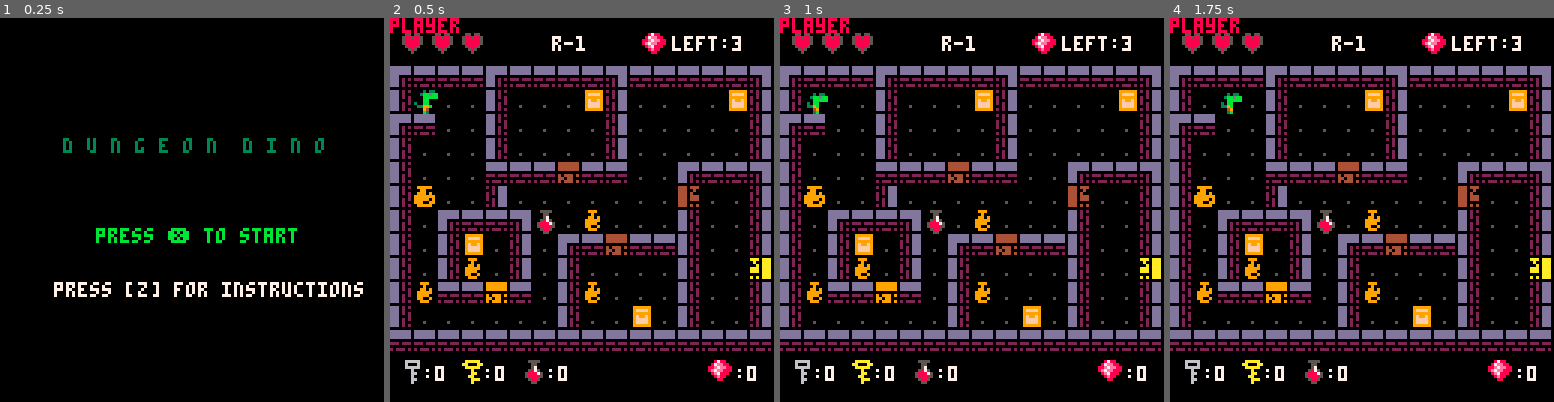
Above: before the commit, frames 1-4 (left to right).
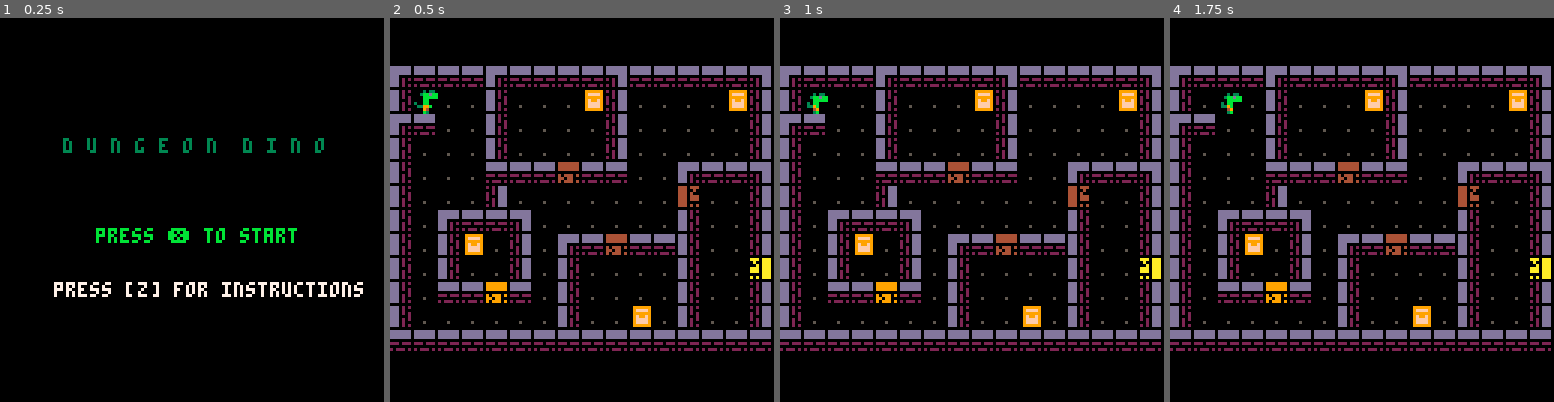
Above: after the commit, the same moments.

Repository: robotspacefish/dungeon_dino
Game: PICO-8 cartridge dungeon_dino.p8
Same seed, same stepped clock (60 frames per second), same inputs: the game is played once before the commit and once after it.
Inputs:
- Up to frame 1 (0.25 s): no input
- Up to frame 2 (0.5 s): tap X (X key) at 0.33 s
- Up to frame 3 (1 s): tap O (Z key) at 0.7 s
- Up to frame 4 (1.75 s): tap X (X key) at 1.07 s; hold Right from 1.6 s (still down); tap O (Z key) at 1.7 s

Frame 1 is identical in both runs. In frame 2, 3.6% of the frame differs, in the area x 0-96%, y 0-96%; in frame 3, 3.6%; in frame 4, 3.6%.

Commit message:
room constructor

Diff:
--- a/dungeon_dino.p8
+++ b/dungeon_dino.p8
@@ -14,53 +14,55 @@
 local flashcount=0
 local framecounter=0 -- keep track of frames as update runs
 local obstacle_counter=0 -- used for obstacle bumping
-local rooms={{
-		x=0,
-		y=0,
-		start_x=1,
-		start_y=3,
-		number=1,
-		gems=0,
-		gems_collected=0,
-		min_gems_needed=0,
-		max_health=1,
-		max_bombs=3,
-		chests={{x=3,y=9},{x=8,y=3},{x=14,y=3},{x=10,y=12}},
-		locked_doors={{x=7,y=6},{x=9,y=9},{x=12,y=7}}
-	},{
-		x=16,
-		y=0,
-		start_x=17,
-		start_y=3,
-		number=2,
-		gems=0,
-		gems_collected=0,
-		min_gems_needed=0,
-		max_health=1,
-		max_bombs=3
-	},
-	{
-		x=32,
-		y=0,
-		start_x=33,
-		start_y=3,
-		number=3,
-		gems=0,
-		gems_collected=0,
-		min_gems_needed=0,
-		max_health=2,
-		max_bombs=4
-	}
-}
-local current_room={}
+-- local rooms={{
+-- 		x=0,
+-- 		y=0,
+-- 		start_x=1,
+-- 		start_y=3,
+-- 		number=1,
+-- 		gems=0,
+-- 		gems_collected=0,
+-- 		min_gems_needed=0,
+-- 		max_health=1,
+-- 		max_bombs=3,
+-- 		chests={{x=3,y=9},{x=8,y=3},{x=14,y=3},{x=10,y=12}},
+-- 		locked_doors={{x=7,y=6},{x=9,y=9},{x=12,y=7}}
+-- 	},{
+-- 		x=16,
+-- 		y=0,
+-- 		start_x=17,
+-- 		start_y=3,
+-- 		number=2,
+-- 		gems=0,
+-- 		gems_collected=0,
+-- 		min_gems_needed=0,
+-- 		max_health=1,
+-- 		max_bombs=3
+-- 	},
+-- 	{
+-- 		x=32,
+-- 		y=0,
+-- 		start_x=33,
+-- 		start_y=3,
+-- 		number=3,
+-- 		gems=0,
+-- 		gems_collected=0,
+-- 		min_gems_needed=0,
+-- 		max_health=2,
+-- 		max_bombs=4
+-- 	}
+-- }
+local current_room
 local current_room_map=nil
 local player
 local game_objects={}
+local rooms={}
 
 -->8
 -- default functions
 function _init()
 	player=create_player(1,3)
+	create_dungeon_layout()
 	mode="title"
 end
 
@@ -99,16 +101,16 @@
 	for obj in all(game_objects) do
 		obj:update()
 	end
-	vases_left=#vases
+	-- vases_left=#vases --todo uncomment
 end
 
 function upd_title()
 	if (btnp(4)) mode="instructions"
-	if (btnp(5)) start_game()
+	if (btnp(5)) start_game(rooms[1])
 end
 
 function upd_instructions()
-	if (btnp(5)) start_game()
+	if (btnp(5)) start_game(rooms[1])
 end
 --============== draws ========================================================
 function draw_instructions()
@@ -123,8 +125,8 @@
 		for obj in all(game_objects) do
 			obj:draw()
 		end
-		ui()
-		print(player.name,0,0,8)
+		-- ui()
+		-- print(current_room.number,0,0,8)
 end
 
 function draw_title()
@@ -259,19 +261,20 @@
 }
 -->8
 --====== misc and helper functions ======================================
-function start_game()
-	setup_room(rooms[1])
+function start_game(room)
+	setup_room(room)
 	mode="game"
 end
 
-
+--x,y,sx,sy,n,mh,mb,ch,lds
 function create_dungeon_layout()
-	local i
-	for i=0,15 do
-		local room
-		room=
-		add(rooms,room)
-	end
+	--todo create more rooms efficiently
+	create_room(0,0,1,3,1,1,3,
+													{{x=3,y=9},{x=8,y=3},{x=14,y=3},{x=10,y=12}},
+													{{x=7,y=6},{x=9,y=9},{x=12,y=7}})
+	create_room(16,0,17,3,2,1,3) --todo add chest & doors
+	create_room(32,0,33,3,3,2,4)
+
 end
 --========== create objects ==========================================
 function create_game_object(name,x,y,props)
@@ -300,16 +303,19 @@
 
 function create_current_room(room)
 	local obj={
+		gems=0,
 		gems_collected=0,
 		min_gems_needed=0
 	}
 	for k,v in pairs(room) do
 		obj[k]=v
 	end
+
+	return obj
 end
 
 function create_room(x,y,sx,sy,n,mh,mb,ch,lds)
-	local room={
+	local obj={
 		x=x,
 		y=y,
 		start_x=sx,
@@ -320,6 +326,9 @@
 		chests=ch,
 		locked_doors=lds
 	}
+
+	add(rooms,obj)
+	return obj
 end
 
 function create_player(x,y)
@@ -432,113 +440,16 @@
 end
 
 function setup_room(room)
-	current_room=copy_table(room)
-	current_room_map=get_map_layout()
-	place_vases_in_room(current_room_map)
-	vases=init_vases_for_items(current_room_map) -- find how many vases are in the room
-	place_room_items()
-	current_room.min_gems_needed=flr(current_room.gems/2)
-end
-
-function place_room_items()
-	local b=current_room.max_bombs --# of bombs hidden in each room
-	local h=current_room.max_health --# of health hidden
-	local v
-	for v in all(vases) do
-		local random=flr(rnd(4))
-		if random==0 then --place bomb
-			if b>0 then
-				v.bomb=true
-				b-=1
-				-- mset(v.x,v.y,bomb_spr[1])
-			else
-				--place gem instead
-				v.gem=true
-				current_room.gems+=1
-				-- mset(v.x,v.y,gem_spr[1])
-			end
-		elseif random==1 then --place health
-			if h>0 then
-				v.health=true
-				h-=1
-				mset(v.x,v.y,heal_spr)
-			else
-				v.gem=true
-				current_room.gems+=1
-			end
-		elseif random==2 then
-			v.gem=true
-			current_room.gems+=1
-			-- mset(v.x,v.y,gem_spr[1])
-		end
-	end
-end
-
-function init_vases_for_items(room)
-	local vase={}
-	local t
-	for t in all(room) do
-		if t.spr==sm_vase_spr[1] or t.spr==lg_vase_spr[1] then
-			local v={}
-			v.x=t.x
-			v.y=t.y
-			v.spr=t.spr
-			v.bomb=false
-			v.health=false
-			v.gem=false
-			v.item=""
-			add(vase,v)
-		end
-	end
-	return vase
-end
-
-function check_vase_item(x,y)
-	local v
-	for v in all(vases) do
-		if v.x==x and v.y==y then
-			if v.bomb then
-				--todo sfx
-				if player.health>0 then
-					player.health-=1
-				end
-				if player.health==0 then mode="game_over" end
-			elseif v.health then
-				if player.health<3 then
-					sfx(8)
-					player.health+=1
-				else
-					sfx(10)
-					player.heal+=1
-				end
-			elseif v.gem then
-				sfx(3)
-				player.gems+=1
-				current_room.gems-=1
-				current_room.gems_collected+=1
-				if current_room.gems<0 then current_room.gems=0 end
-			end
-		end
-	end
-end
-
-function place_vases_in_room(room)
-	local total_vases=flr(rnd(1))+6
-	local vase_types={lg_vase_spr[1],sm_vase_spr[1]}
-	--todo init vases in here
-	local tile
-	for tile in all(room) do
-		if tile.spr==192 or tile.spr==208 then
-			local r=flr(rnd(5)) --if 0, place a vase, otherwise don't
-			if r==0 then
-				tile.spr=vase_types[flr(rnd(2))+1]
-				mset(tile.x,tile.y,tile.spr)
-				total_vases-=1 --todo
-			end
-		end
-		if total_vases==0 then break end --todo
-	end
-end
+	-- current_room=copy_table(room)
+	current_room=create_current_room(room)
+	-- current_room_map=get_map_layout()
+	-- place_vases_in_room(current_room_map)
+	-- vases=init_vases_for_items(current_room_map) -- find how many vases are in the room
+	-- place_room_items()
+	-- current_room.min_gems_needed=flr(current_room.gems/2)
+end
+
+--todo replace vase functions
 
 function game_over()
 	cls()
@@ -571,15 +482,15 @@
 	end
 	mode="game"
 end
-
-function copy_table(ot)
-	local nt={}
-	local k,v
-	for k,v in pairs(ot) do
-		nt[k]=v
-	end
-	return nt
-end
+--
+-- function copy_table(ot)
+-- 	local nt={}
+-- 	local k,v
+-- 	for k,v in pairs(ot) do
+-- 		nt[k]=v
+-- 	end
+-- 	return nt
+-- end
 
 function flash_txt(txt,x,y,col)
   if(flashcount<25)print(txt,x,y,col)
